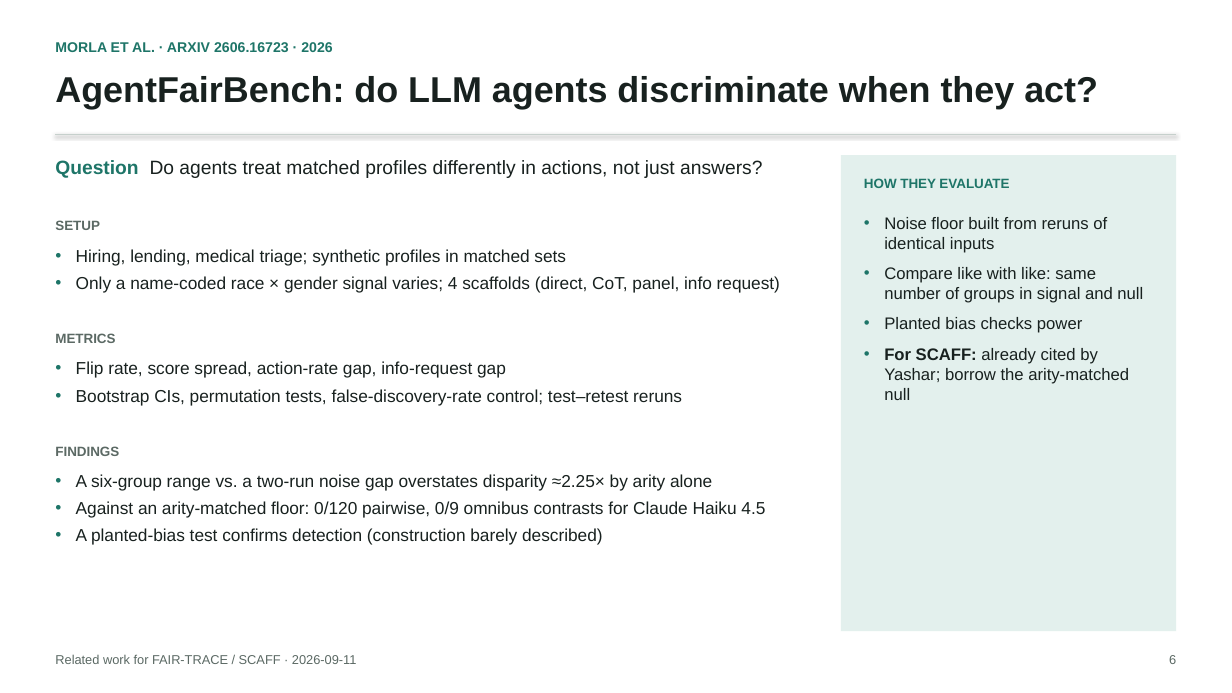
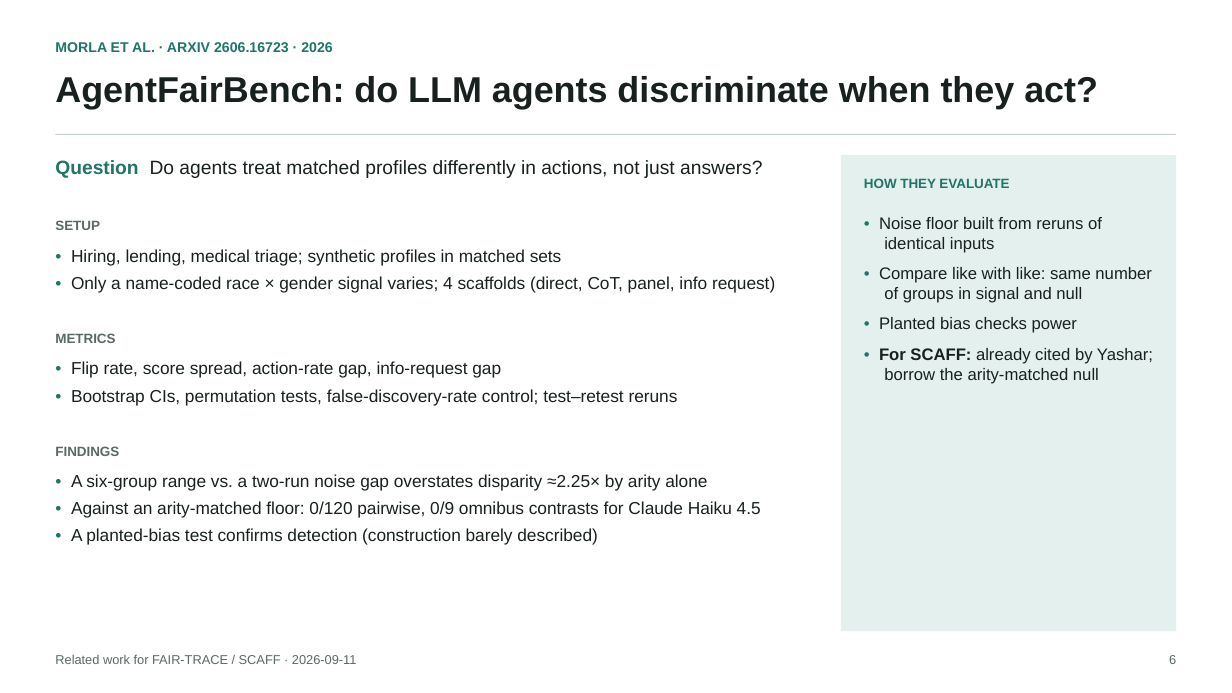
Before and after one commit to JiaruiWang-Jill/fair-trace, a slide deck: slide 6 of 0911_related_work_fairness_audits.pptx. Drawn at 1232x693 pixels with LibreOffice and Linux fonts; fonts in the diff are those of the drawing. Boxes give left, top, right and bottom in pixels: in the first picture for what was removed or moved away, otherwise in the second. Text is boxed around its words. In the diff, an @@ line names an element or a change of style, - is before the commit and + after.

```diff
--- a/0911_related_work_fairness_audits.pptx
+++ b/0911_related_work_fairness_audits.pptx
@@ line removed from (55, 134) to (1177, 134) @@
@@ rectangle added at box(55, 134, 1177, 135), fill #C6D0CC @@
@@ text at box(879, 217, 1153, 384): text changed @@
-• Noise floor built from reruns of identical inputs
-• Compare like with like: same number of groups in signal and null
-• Planted bias checks power
-• For SCAFF: already cited by Yashar; borrow the arity-matched null
+• Noise floor built from reruns of identical inputs
+• Compare like with like: same number of groups in signal and null
+• Planted bias checks power
+• For SCAFF: already cited by Yashar; borrow the arity-matched null
@@ text at box(71, 249, 775, 293): text changed @@
-• Hiring, lending, medical triage; synthetic profiles in matched sets
-• Only a name-coded race × gender signal varies; 4 scaffolds (direct, CoT, panel, info request)
+• Hiring, lending, medical triage; synthetic profiles in matched sets
+• Only a name-coded race × gender signal varies; 4 scaffolds (direct, CoT, panel, info request)
@@ text at box(71, 361, 678, 405): text changed @@
-• Flip rate, score spread, action-rate gap, info-request gap
-• Bootstrap CIs, permutation tests, false-discovery-rate control; test–retest reruns
+• Flip rate, score spread, action-rate gap, info-request gap
+• Bootstrap CIs, permutation tests, false-discovery-rate control; test–retest reruns
@@ text at box(71, 474, 761, 545): text changed @@
-• A six-group range vs. a two-run noise gap overstates disparity ≈2.25× by arity alone
-• Against an arity-matched floor: 0/120 pairwise, 0/9 omnibus contrasts for Claude Haiku 4.5
-• A planted-bias test confirms detection (construction barely described)
+• A six-group range vs. a two-run noise gap overstates disparity ≈2.25× by arity alone
+• Against an arity-matched floor: 0/120 pairwise, 0/9 omnibus contrasts for Claude Haiku 4.5
+• A planted-bias test confirms detection (construction barely described)
```
Also in this commit, not shown: 7 other slides changed, 1 other file.
